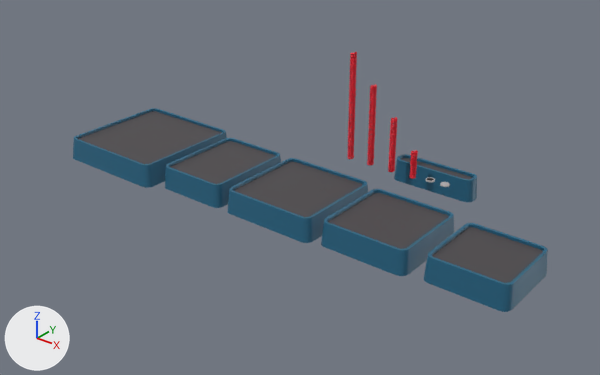
Renders of the FBX model Assets/SpringMatch/Models/Spring3DAssets.fbx from each side of a commit.
The view is the same before and after, from a camera (50 mm lens) standing at (73.4, -118.6, 74.3) and looking at (-24.7, 4.0, -1.7). The lights are fixed; the arrows at lower left show +X, +Y and +Z. Where no turn or scale is listed for an object, it has been applied to the vertices.

Names of what the first picture shows: 'Grid10x10', 'Grid6x6', 'Grid6x8', 'Grid7x7', 'Grid8x8', 'Slot1x7', 'Spring20', 'Spring40', 'Spring60', 'Spring80'.
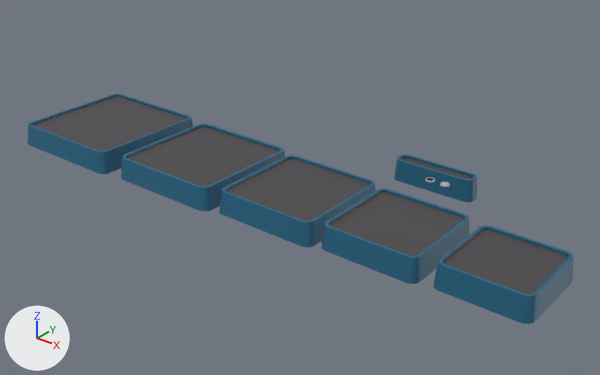
Where the newer file only moved an object's origin or applied its transform, the numbers keep the older frame.

Edits to the scene script, one JSON object a line:
```json
{"block": "me_cube_014", "where": "me_cube_014.from_pydata(...)  # 80 vertices, 62 faces; spans x -13.3..13.3, y -13.3..13.3, z -3.6..1.4"}
{"block": "me_cube_014", "where": "# used by ob_grid10x10; location = (-66.0, 0.0, -0.4)"}
{"block": "me_cube_014", "change": "me_cube_014 part 1: the whole mesh is scaled about its middle by (1.11, 1.11, 1), then moved by (0.0, 0.0, 3.6)"}
{"block": "me_cube_011", "where": "me_cube_011.from_pydata(...)  # 80 vertices, 62 faces; spans x -8.3..8.3, y -8.3..8.3, z -4.3..0.6"}
{"block": "me_cube_011", "where": "# used by ob_grid6x6; location = (20.5, 0.0, 0.4)"}
{"block": "me_cube_011", "change": "me_cube_011 part 4: the whole mesh is scaled about its middle by (1.12, 1.12, 1), then moved by (0.0, 0.0, 4.3)"}
{"block": "me_cube_012", "where": "me_cube_012.from_pydata(...)  # 80 vertices, 62 faces; spans x -9.6..9.6, y -9.6..9.6, z -4.3..0.6"}
{"block": "me_cube_012", "where": "# used by ob_grid7x7; location = (0.0, 0.0, 0.4)"}
{"block": "me_cube_012", "change": "me_cube_012 part 3: the whole mesh is scaled about its middle by (1.11, 1.11, 1), then moved by (0.0, 0.0, 4.3)"}
{"block": "me_cube_013", "where": "me_cube_013.from_pydata(...)  # 80 vertices, 62 faces; spans x -10.8..10.8, y -10.8..10.8, z -4.3..0.6"}
{"block": "me_cube_013", "where": "# used by ob_grid8x8; location = (-21.7, 0.0, 0.4)"}
{"block": "me_cube_013", "change": "me_cube_013 part 2: the whole mesh is scaled about its middle by (1.11, 1.11, 1), then moved by (0.0, 0.0, 4.3)"}
{"op": "add", "block": "me_cube_001", "code": ["me_cube_001 = bpy.data.meshes.new('Cube.001')", "me_cube_001.from_pydata(...)  # 80 vertices, 62 faces; spans x -13.6..13.6, y -13.6..13.6, z 0.0..5.0", "# faces by material slot: [61, 1]", "me_cube_001.materials.append(mat_padoutside)  # blue #236483", "me_cube_001.materials.append(mat_padinside)  # dark grey #494548"]}
{"op": "set", "path": "ob_grid10x10.location", "old": "(-66.0, 0.0, -0.4)", "new": "(-80.2, 0.0, -4.0)"}
{"op": "remove", "block": "ob_spring40", "code": ["ob_spring40 = bpy.data.objects.new('Spring40', me_circle_005)", "ob_spring40.location = (-12.3, 19.7, 0.0)"]}
{"op": "remove", "block": "ob_spring60", "code": ["ob_spring60 = bpy.data.objects.new('Spring60', me_circle_006)", "ob_spring60.location = (-17.6, 19.7, 0.0)"]}
{"op": "set", "path": "ob_grid6x6.location", "old": "(20.5, 0.0, 0.4)", "new": "(23.9, 0.0, -4.0)"}
{"op": "remove", "block": "ob_spring80", "code": ["ob_spring80 = bpy.data.objects.new('Spring80', me_circle_007)", "ob_spring80.location = (-22.9, 19.7, 0.0)"]}
{"op": "set", "path": "ob_grid7x7.location", "old": "(0.0, 0.0, 0.4)", "new": "(1.8, 0.0, -4.0)"}
{"op": "remove", "block": "ob_spring20", "code": ["ob_spring20 = bpy.data.objects.new('Spring20', me_circle_003)", "ob_spring20.location = (-6.9, 19.7, 0.0)"]}
{"op": "remove", "block": "ob_grid6x8", "code": ["ob_grid6x8 = bpy.data.objects.new('Grid6x8', me_cube_015)", "ob_grid6x8.location = (-42.6, 0.0, 0.4)"]}
{"op": "set", "path": "ob_grid8x8.location", "old": "(-21.7, 0.0, 0.4)", "new": "(-21.7, 0.0, -4.0)"}
{"op": "add", "block": "ob_grid9x9", "code": ["ob_grid9x9 = bpy.data.objects.new('Grid9x9', me_cube_001)", "ob_grid9x9.location = (-48.6, 0.0, -4.0)"]}
```

Boxes [x1, y1, x2, y2] around the edits, measured in the pictures (600 x 375 px):
```json
{"object": "Grid10x10", "change": "mesh rescaled, moved", "before": [73, 108, 227, 188], "after": [27, 94, 193, 174], "on screen": "8% wider"}
{"object": "Grid6x6", "change": "mesh rescaled, moved", "before": [424, 223, 548, 312], "after": [434, 225, 574, 324], "on screen": "13% wider, 11% taller"}
{"object": "Grid7x7", "change": "mesh rescaled, moved", "before": [321, 189, 454, 276], "after": [321, 188, 470, 284], "on screen": "12% wider, 10% taller"}
{"object": "Grid8x8", "change": "mesh rescaled, moved", "before": [227, 158, 368, 243], "after": [219, 155, 376, 247], "on screen": "11% wider, 8% taller"}
{"object": "Grid9x9", "change": "added", "after": [121, 124, 285, 211]}
{"object": "Grid6x8", "change": "deleted", "before": [165, 138, 281, 208]}
{"object": "Spring80", "change": "deleted", "before": [348, 52, 357, 159]}
{"object": "Spring60", "change": "deleted", "before": [367, 84, 377, 165]}
{"object": "Spring40", "change": "deleted", "before": [388, 117, 397, 172]}
{"object": "Spring20", "change": "deleted", "before": [409, 150, 418, 179]}
```
